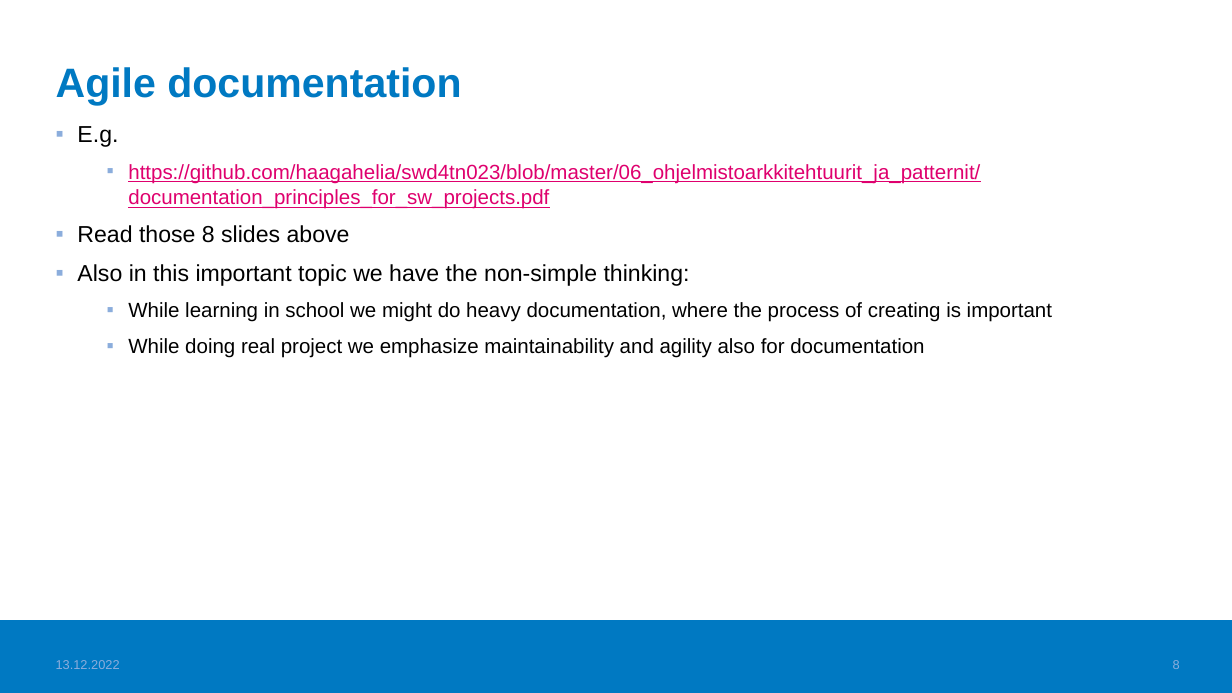
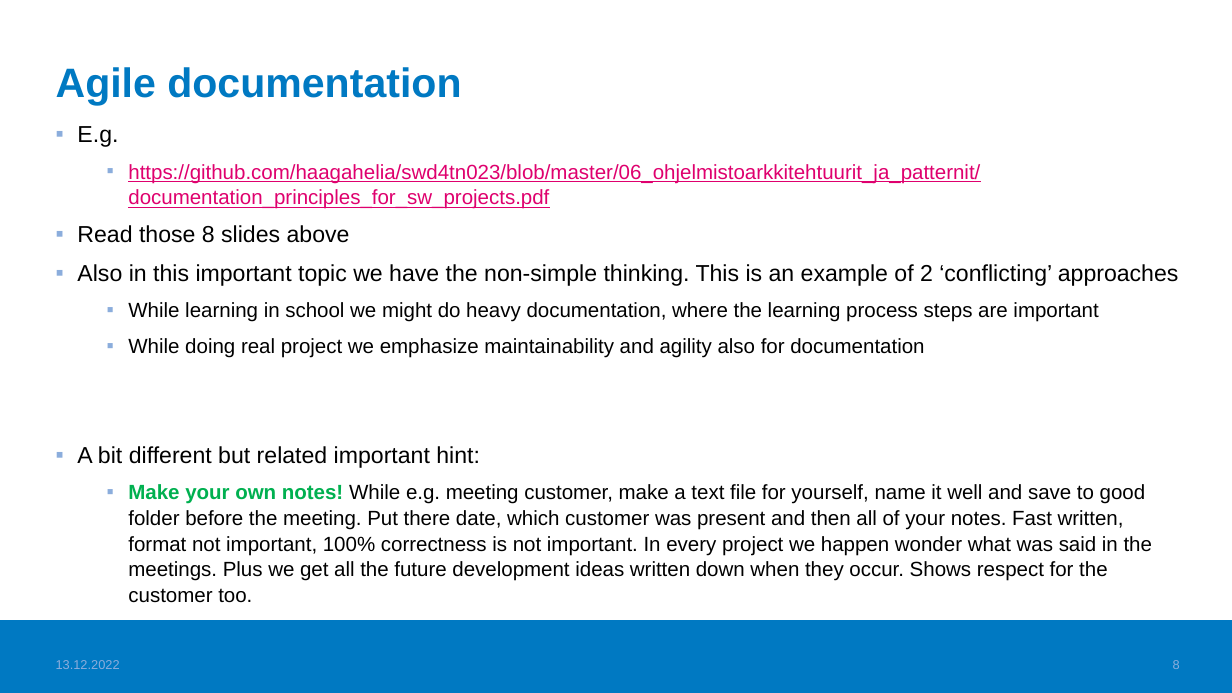
Before and after one commit to haagahelia/ohke-teknologiat, a slide deck: slide 8 of 06_ohjelmistoarkkitehtuurit_ja_patternit/SoftwareProjects_LessonsLearned.pptx. Drawn at 1232x693 pixels with LibreOffice and Linux fonts; fonts in the diff are those of the drawing; background and template pictures are left out. Boxes give left, top, right and bottom in pixels: in the first picture for what was removed or moved away, otherwise in the second. Text is boxed around its words. In the diff, an @@ line names an element or a change of style, - is before the commit and + after.

Commit message:
Projektikurssiin orientoiva powerpoint muokattu taas 2

```diff
--- a/06_ohjelmistoarkkitehtuurit_ja_patternit/SoftwareProjects_LessonsLearned.pptx
+++ b/06_ohjelmistoarkkitehtuurit_ja_patternit/SoftwareProjects_LessonsLearned.pptx
@@ text at box(77, 264, 1179, 322): text changed; size 16 to 18 pt @@
-▪ Also in this important topic we have the non-simple thinking:
-  ▪ While learning in school we might do heavy documentation, where the process of creating is important
+▪ Also in this important topic we have the non-simple thinking. This is an example of 2 ‘conflicting’ approaches
+  ▪ While learning in school we might do heavy documentation, where the learning process steps are important
@@ text at box(77, 446, 1152, 603): paragraphs added @@
+▪ A bit different but related important hint:
+  ▪ Make your own notes! While e.g. meeting customer, make a text file for yourself, name it well and save to good folder before the meeting. Put there date, which customer was present and then all of your notes. Fast written, format not important, 100% correctness is not important. In every project we happen wonder what was said in the meetings. Plus we get all the future development ideas written down when they occur. Shows respect for the customer too.
```
Also in this commit, not shown: 1 other file.
